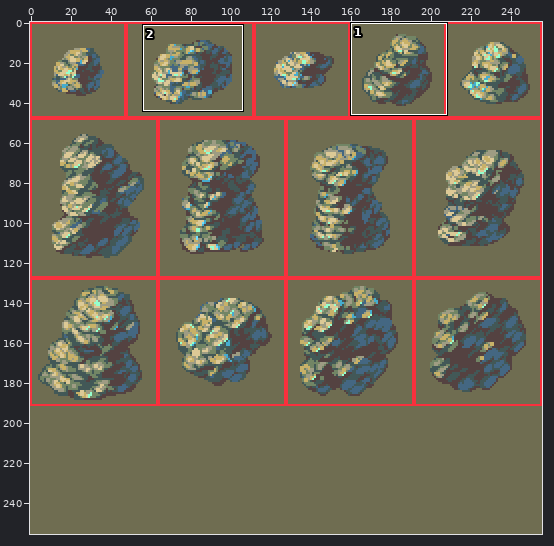
Sprite sheet -- images/experimental/rpg/cliffs.png. The picture above shows the old version from afar; the outline marks the close-up.
Close-up. Earlier state:
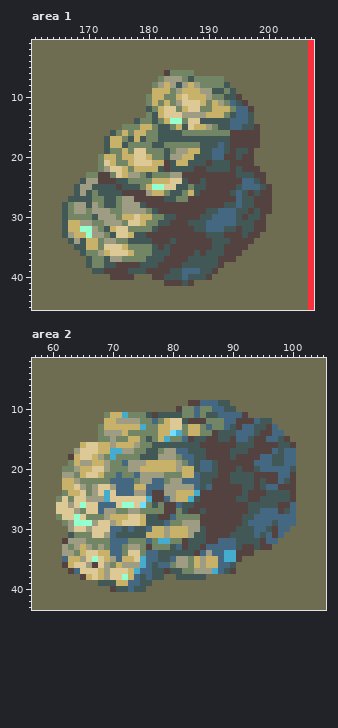
The file is 256x256 pixels. Shown: area 1: x 161..207, y 1..45; area 2: x 57..105, y 2..43. The commit also changed other parts of the picture, which this record leaves out.
After:
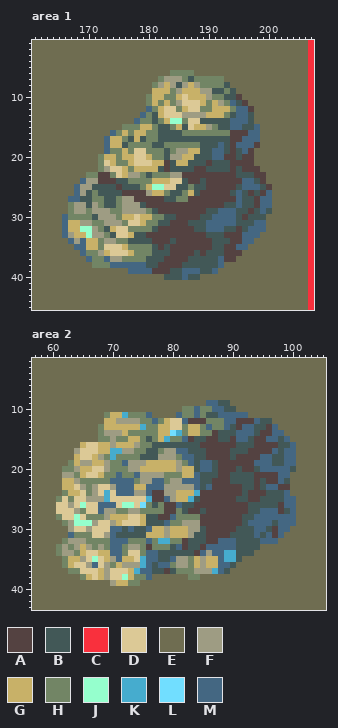
Palette (. is transparent): A #544241  B #425857  C #f9303d  D #dcc996  E #6f6d51  F #9e9c83  G #c8b168  H #728565  J #95ffcd  K #46acce  L #71deff  M #446782
Diff:
Area 1:
The author changed colour A to colour B in row 29 at x 200; in row 30 at x 199.
The author changed colour A to colour E in row 6 at x 183; in row 39 at x 173 to 176; in row 40 at x 174 to 177, 181 to 182 and 190; in row 41 at x 183 to 185 and 187.
The author changed colour B to colour E in rows 28 to 29 at x 166; in row 38 at x 170; in row 39 at x 171 to 172; in row 40 at x 189; in row 41 at x 186.
The author changed colour B to colour H in row 38 at x 173.
The author changed colour A to colour M in row 15 at x 198; in row 16 at x 197 to 198; in row 17 at x 196 to 198; in row 18 at x 195 to 197; in row 26 at x 200; in rows 27 to 28 at x 199 to 200.
The author changed colour A to colour M in row 29 at x 199; in rows 31 to 32 at x 198 to 199; in row 33 at x 197 to 198; in row 34 at x 196 to 197; in row 35 at x 195 to 196; in row 37 at x 192.
The author changed colour A to colour M in row 38 at x 175 to 178 and 192; in row 39 at x 180 and 191.
The author changed colour B to colour M in row 12 at x 180; in row 14 at x 178; in row 16 at x 174; in rows 17 to 18 at x 173; in row 19 at x 173 and 196; in row 24 at x 169.
The author changed colour B to colour M in rows 25 to 26 at x 168; in row 27 at x 167 to 168; in rows 30 to 31 at x 166; in row 32 at x 166 and 197; in row 33 at x 166 and 196; in row 34 at x 167 and 169.
The author changed colour B to colour M in row 35 at x 168 to 169; in row 36 at x 169; in row 37 at x 170 and 173; in row 38 at x 174 and 179; in row 39 at x 177 to 179.
The author changed colour E to colour M in row 13 at x 179.
Area 2:
The author changed colour A to colour B in row 33 at x 92 to 93; in row 34 at x 91 to 93; in row 35 at x 91.
The author changed colour A to colour E in row 9 at x 83 to 84; in row 10 at x 81; in row 11 at x 77; in row 18 at x 63; in rows 21 to 24 at x 100; in row 33 at x 95 to 96.
The author changed colour A to colour E in row 37 at x 90; in row 40 at x 70.
The author changed colour B to colour E in row 11 at x 78 to 80; in row 38 at x 77 to 78, 81 to 82 and 85; in row 39 at x 68 to 69 and 75 to 76; in row 40 at x 71 to 72 and 74 to 75.
The author changed colour M to colour E in row 9 at x 85; in row 40 at x 73.
The author changed colour B to colour F in row 39 at x 70.
The author changed colour A to colour H in row 32 at x 62; in row 36 at x 62; in row 37 at x 63; in row 38 at x 65.
The author changed colour B to colour H in row 37 at x 81; in row 38 at x 75 and 83 to 84.
The author changed colour E to colour H in rows 33 to 34 at x 61.
The author changed colour M to colour H in row 35 at x 62; in row 37 at x 64; in row 38 at x 74; in row 39 at x 73 to 74.
The author changed colour A to colour M in row 11 at x 92; in row 15 at x 99; in row 16 at x 100; in row 25 at x 100; in row 26 at x 99; in row 32 at x 95.
The author changed colour A to colour M in row 36 at x 67.
The author changed colour B to colour M in row 11 at x 76 and 81; in row 12 at x 82; in rows 24 to 25 at x 99; in row 31 at x 63.
